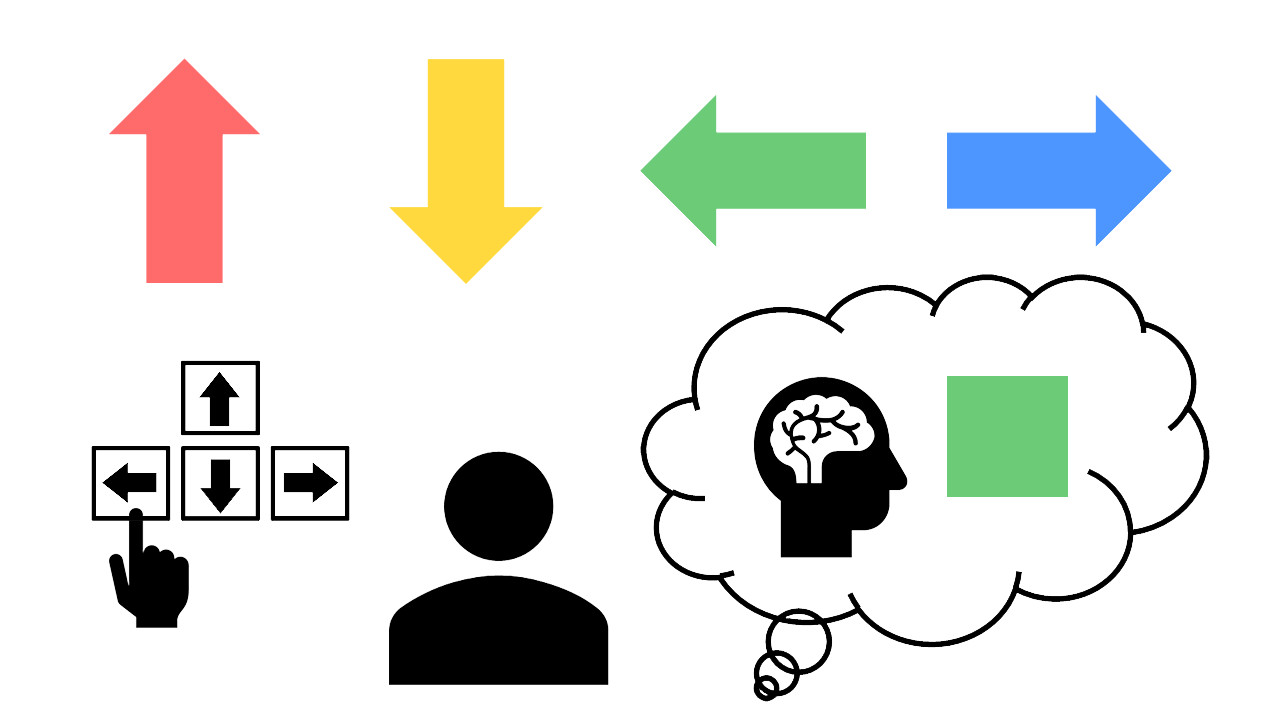
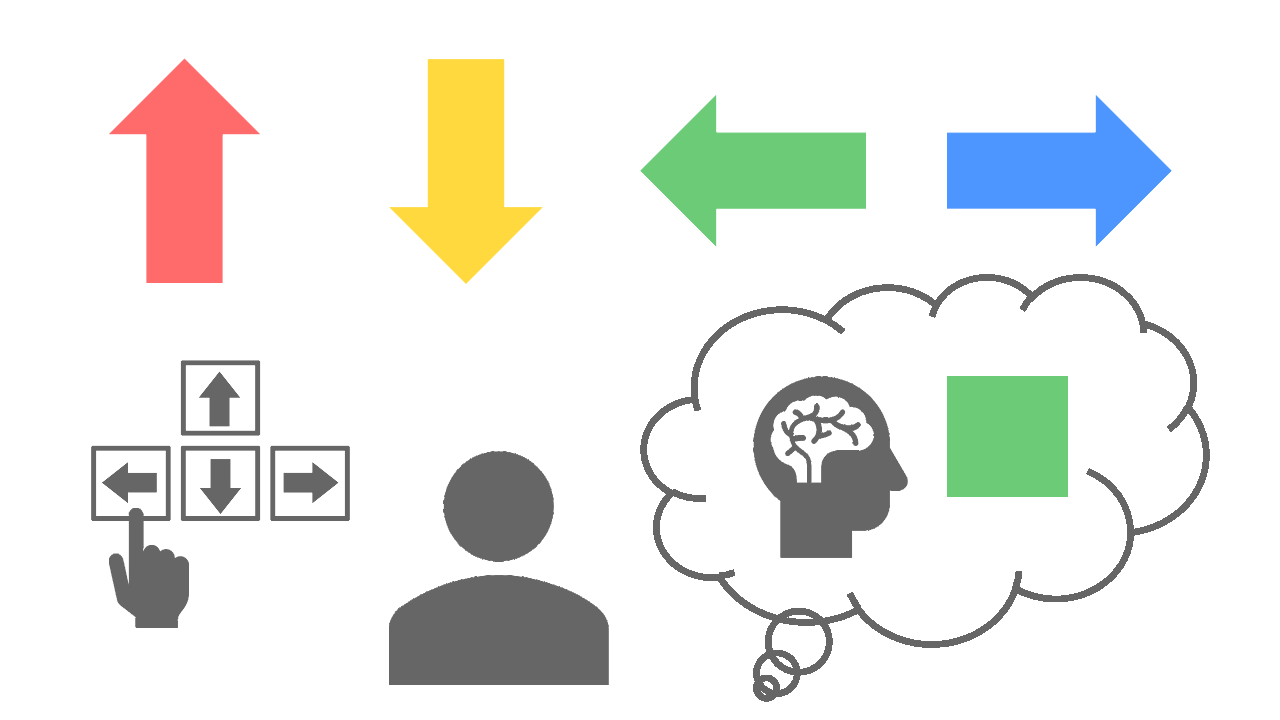
Layers edited between the first and the second 1280x720 image:
painted on "textbox" over box(640, 274, 1210, 702)
painted on "brain" over box(753, 376, 908, 558)
painted on "图层 10" over box(91, 360, 350, 521)
painted on "图层 9" over box(109, 508, 189, 628)
painted on "human" over box(389, 451, 609, 685)